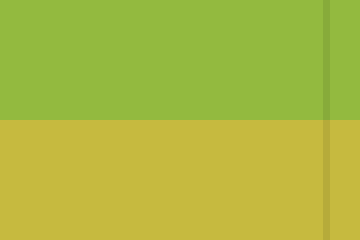
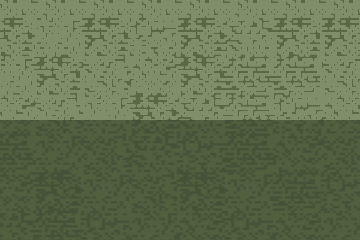
Comparing the layer stacks of the two 360 × 240 images. Changes:
hid "Layer #2" over [left=323, top=0, right=330, bottom=240]
added layer "Screen Shot 2013-12-01 at 11.53.50.png copy #2" (62%) above "Layer #3" over [left=0, top=0, right=360, bottom=240]
added layer "Layer #3" above "Layer #1" over [left=0, top=0, right=360, bottom=240]
hid "Layer" over [left=0, top=0, right=360, bottom=240]
hid "Screen Shot 2013-12-01 at 11.53.50.png", painted on it over [left=0, top=0, right=360, bottom=240]
